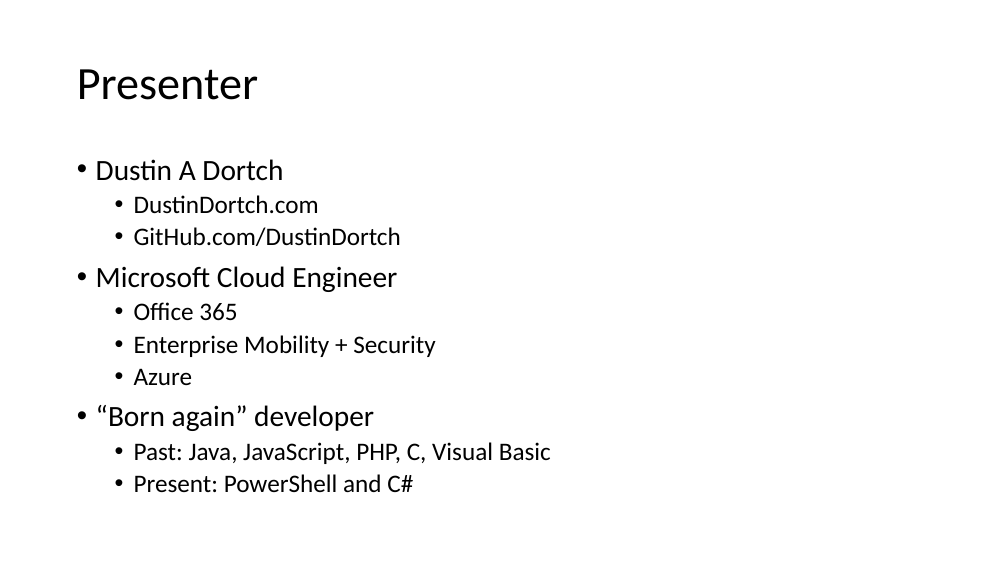
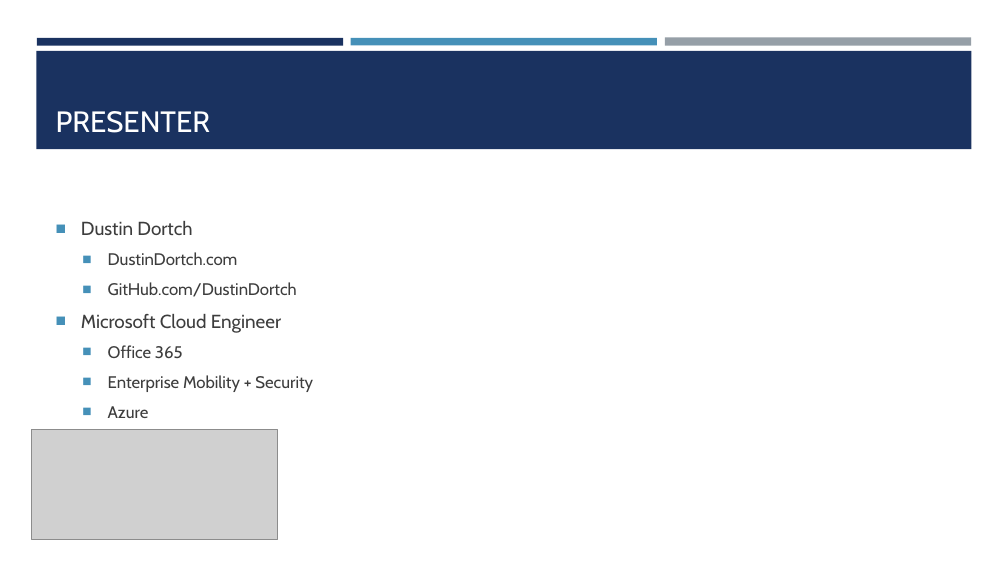
Before and after one commit to dustindortch/ConferencePresentations2019, a slide deck: slide 2 of PowerShell Identity Automation with MIM/PowerShell Identity Automation with MIM.pptx. Drawn at 1008x567 pixels with LibreOffice and Linux fonts; fonts in the diff are those of the drawing; grey boxes stand for pictures; background and template pictures are left out. Boxes give left, top, right and bottom in pixels: in the first picture for what was removed or moved away, otherwise in the second. Text is boxed around its words. In the diff, an @@ line names an element or a change of style, - is before the commit and + after.

```diff
--- a/PowerShell Identity Automation with MIM/PowerShell Identity Automation with MIM.pptx
+++ b/PowerShell Identity Automation with MIM/PowerShell Identity Automation with MIM.pptx
@@ rectangle added at (36, 51, 972, 149), fill #1A3260 @@
@@ rectangle added at (37, 38, 343, 45), fill #1A3260 @@
@@ title "PRESENTER" at (56, 111, 211, 133): vertical alignment middle to bottom @@
@@ rectangle added at (351, 38, 657, 45), fill #4590B8 @@
@@ rectangle added at (665, 38, 971, 46), fill #969FA7 @@
@@ title at (56, 111, 211, 133): text changed; size 44 to 28 pt; font Calibri to Cabin; text colour #000000 to #FFFFFF @@
-Presenter
+PRESENTER
@@ text "Dustin Dortch": place and size @@
-text "Dustin Dortch" at (96, 159, 551, 493)
+text "Dustin Dortch" at (81, 221, 313, 418)
@@ text "Dustin Dortch" at (81, 221, 313, 418): vertical alignment top to middle @@
@@ text at (81, 221, 192, 235): text changed; size 28 to 18 pt; font Calibri to Cabin; text colour #000000 to #3D3D3D @@
-• Dustin A Dortch
+■ Dustin Dortch
@@ text at (81, 252, 313, 418): size 24 to 16 pt in "DustinDortch.com", "GitHub.com/DustinDortch", "Office 365", "Enterprise Mobility + Security" and 1 more places; font Calibri to Cabin, text colour #000000 to #3D3D3D in "DustinDortch.com", "GitHub.com/DustinDortch", "Microsoft Cloud Engineer", "Office 365" and 2 more places; size 28 to 18 pt in "Microsoft Cloud Engineer"; bullet • to ■; line spacing 0.9 to 1; more space between paragraphs @@
@@ text at (96, 405, 551, 493): paragraphs removed @@
-• “Born again” developer
-  • Past: Java, JavaScript, PHP, C, Visual Basic
-  • Present: PowerShell and C#
@@ picture added at (32, 430, 278, 539) @@
```
Also in this commit, not shown: 9 other slides changed, 1 other file.
